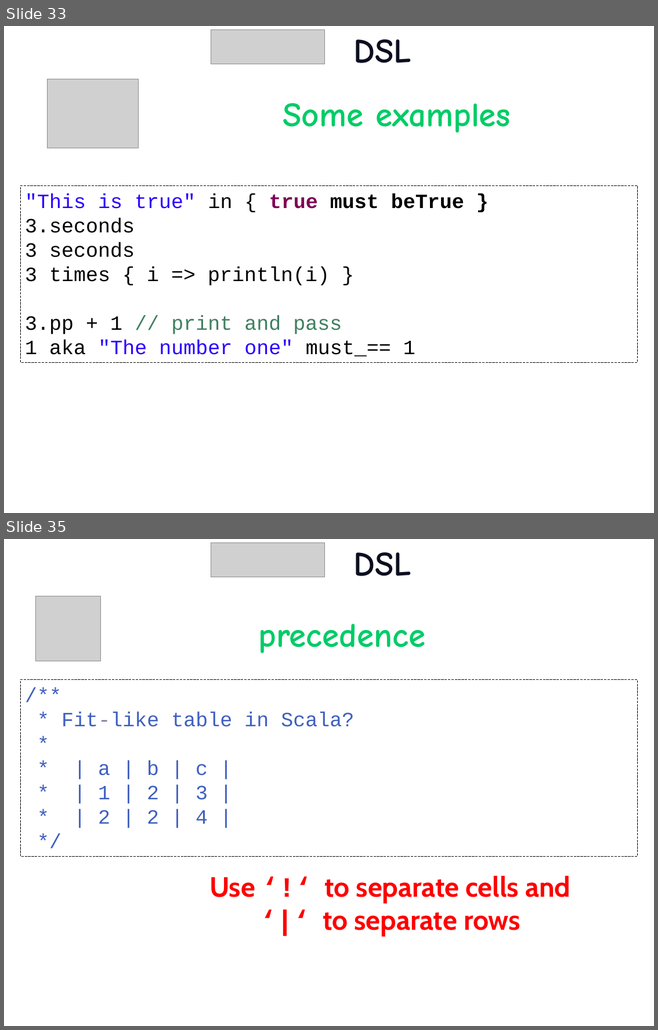
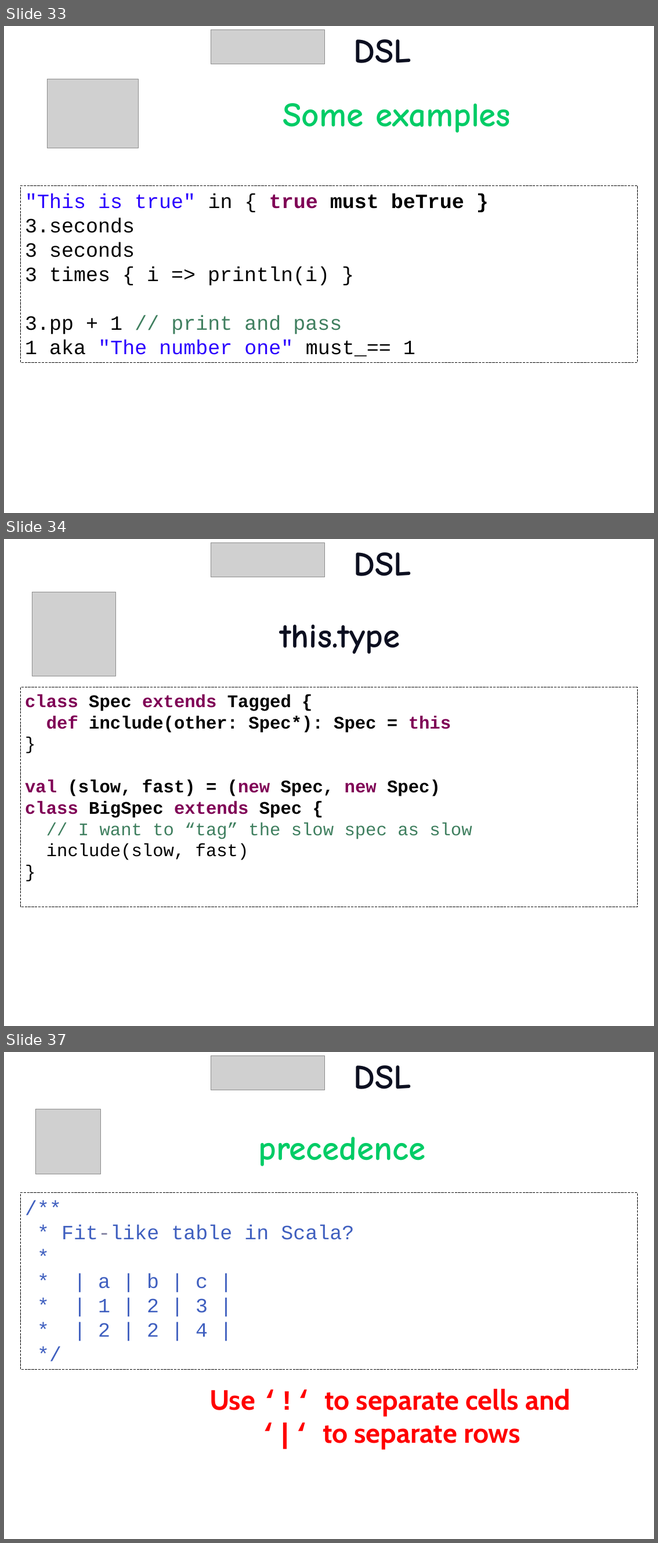
Before and after one commit to etorreborre/oscon-2010, a slide deck: src/main/resources/oscon_2010_specs.pptx. Shown one above the other, each under a label of ours: slides 33 and 35 before the commit, slides 33, 34 and 37 after it; the slides between them are not shown. The pictures are 658x1030 and 658x1543 pixels, drawn with LibreOffice and Linux fonts; fonts in the diff are those of the drawing; grey boxes stand for pictures; background and template pictures are left out. Boxes give left, top, right and bottom in pixels: in the first picture for what was removed or moved away, otherwise in the second. Text is boxed around its words. In the diff, an @@ line names an element or a change of style, - is before the commit and + after.

```diff
--- a/src/main/resources/oscon_2010_specs.pptx
+++ b/src/main/resources/oscon_2010_specs.pptx
@@ slide 34 added at bbox=[4, 539, 654, 1026], background picture (left out) @@
@@ picture added at bbox=[211, 542, 325, 577] @@
@@ title added at bbox=[354, 552, 411, 576], 54 pt, text #0C0F20, bold @@
+DSL
@@ picture added at bbox=[32, 592, 115, 676] @@
@@ text added at bbox=[280, 624, 400, 654], 54 pt, text #0C0F20, bold @@
+this.type
@@ rectangle added at bbox=[20, 687, 637, 907], outline #000000 0.75 pt dashed, 28 pt, text #000000, bold @@
+class Spec extends Tagged {
+def include(other: Spec*): Spec = this
+}
+val (slow, fast) = (new Spec, new Spec)
+class BigSpec extends Spec {
+// I want to “tag” the slow spec as slow
+include(slow, fast)
+}
@@ what was slide 35 is now slide 37 @@
```
Also in this commit, not shown: 1 slide changed, 2 other slides added, 1 other file.
